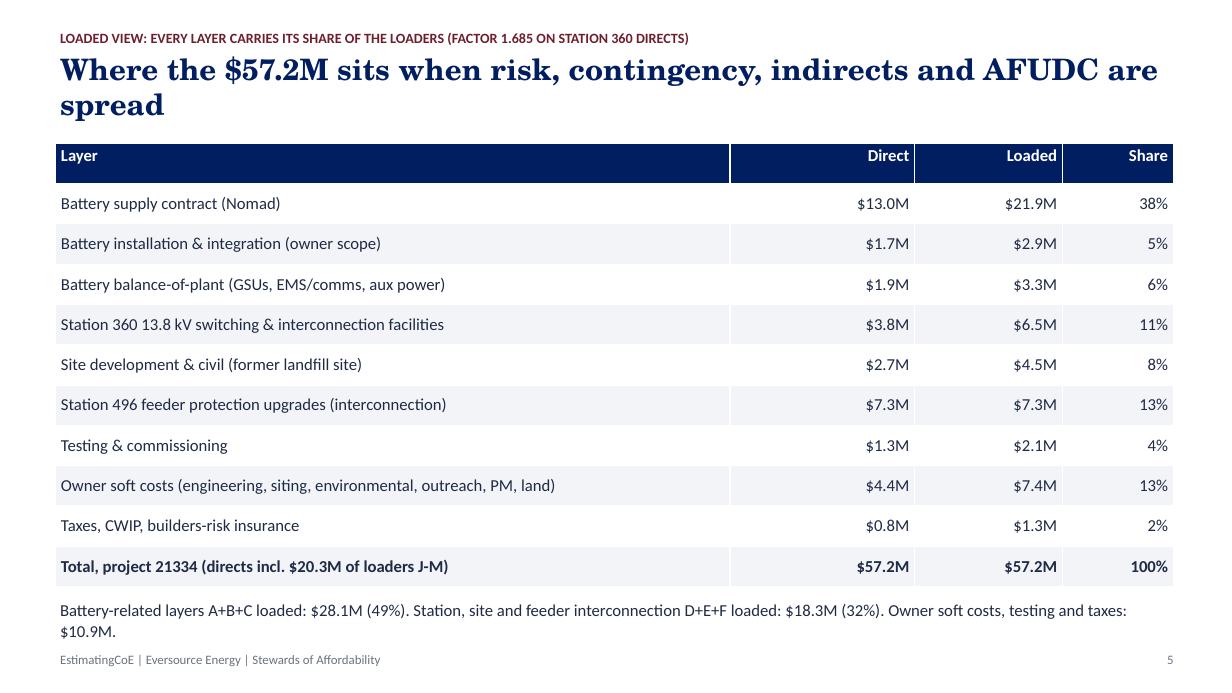
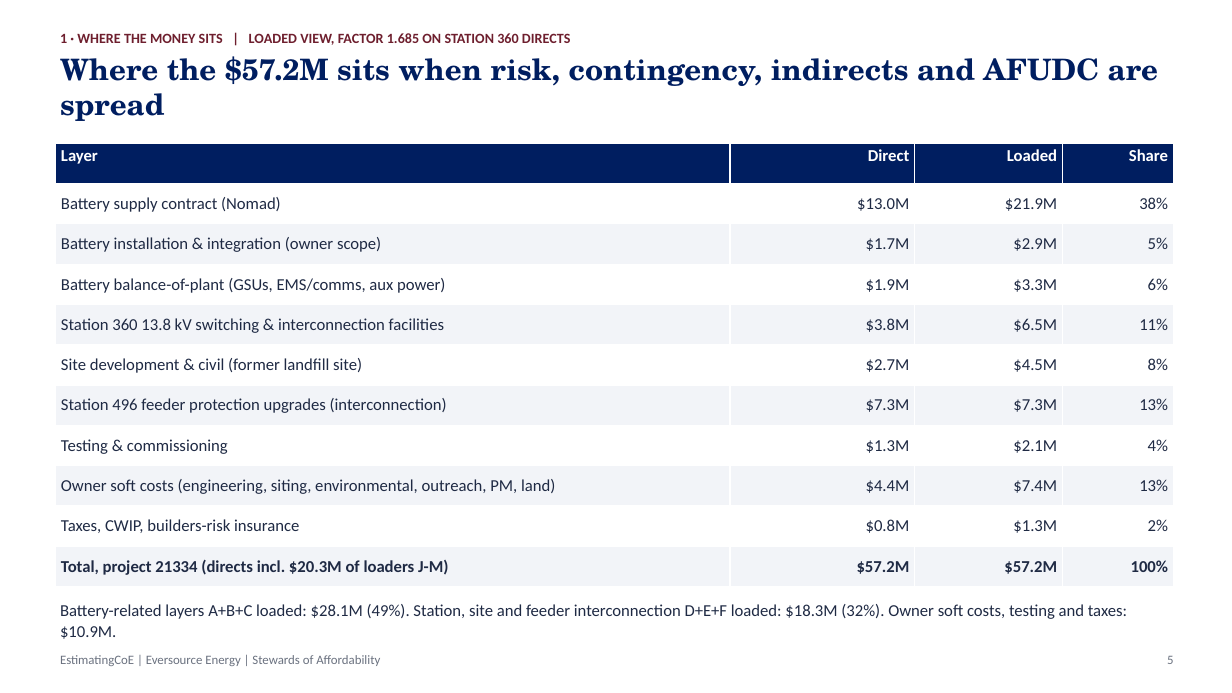
Before and after one commit to gbassaragh/BESS, a slide deck: slide 5 of Hyde Park BESS/6) Cost Analysis Deliverables/Hyde Park BESS - Cost Analysis Deck.pptx. Drawn at 1232x693 pixels with LibreOffice and Linux fonts; fonts in the diff are those of the drawing. Boxes give left, top, right and bottom in pixels: in the first picture for what was removed or moved away, otherwise in the second. Text is boxed around its words. In the diff, an @@ line names an element or a change of style, - is before the commit and + after.

```diff
--- a/Hyde Park BESS/6) Cost Analysis Deliverables/Hyde Park BESS - Cost Analysis Deck.pptx
+++ b/Hyde Park BESS/6) Cost Analysis Deliverables/Hyde Park BESS - Cost Analysis Deck.pptx
@@ text at (60, 33, 571, 45): text changed @@
-LOADED VIEW: EVERY LAYER CARRIES ITS SHARE OF THE LOADERS (FACTOR 1.685 ON STATION 360 DIRECTS)
+1 · WHERE THE MONEY SITS | LOADED VIEW, FACTOR 1.685 ON STATION 360 DIRECTS
```
Also in this commit, not shown: 20 other slides changed, 4 other files.
